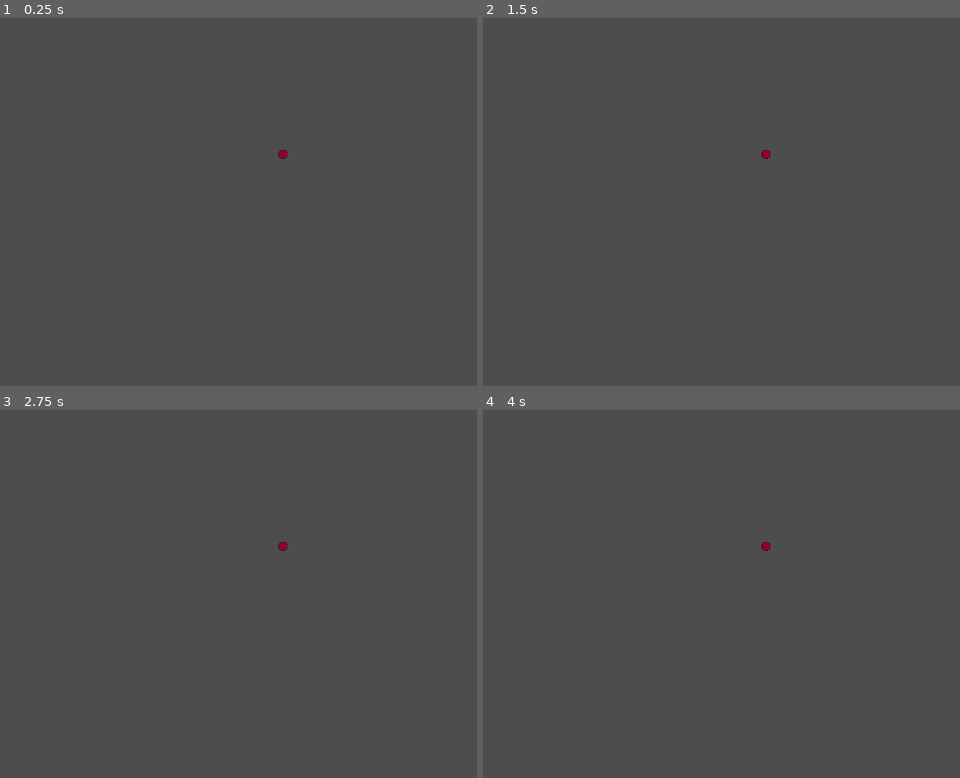
Above: before the commit, frames 1-4 (two rows, left to right).
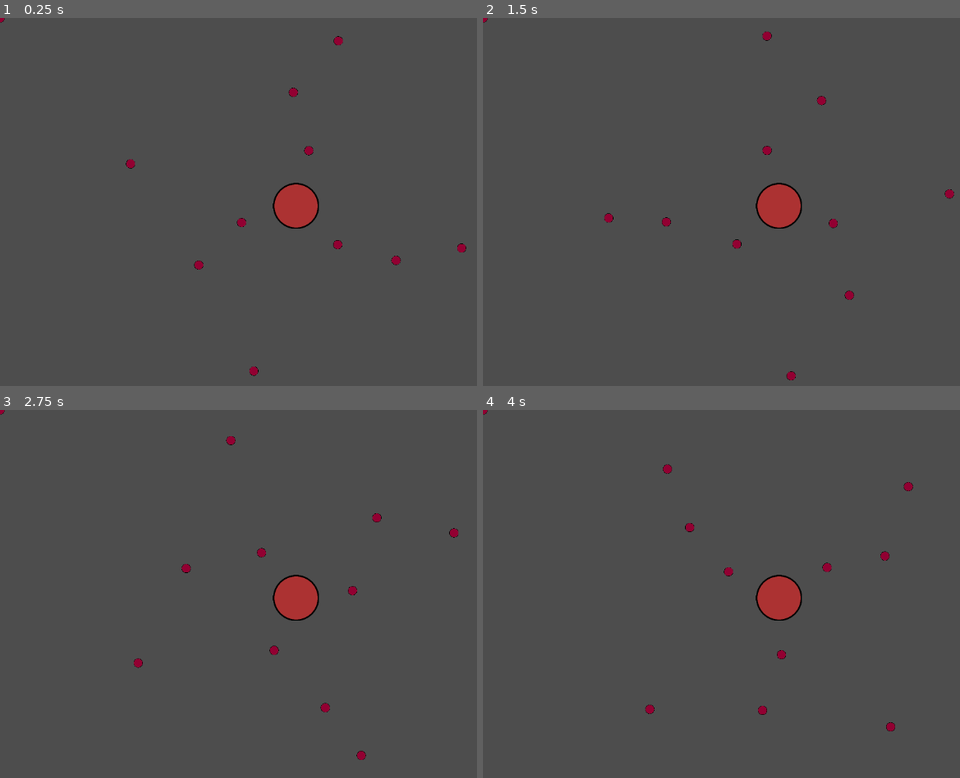
Above: after the commit, the same moments.

Repository: Ovoland/Hamonitha-Orbital-Jam-7
Game: Godot game, scene res://electron/electron.tscn
The game is run twice, just before and just after one commit, with the same random seed, the same clock (stepped at 60 frames per second) and the same inputs. Before the commit the project starts from res://scenes/electron.tscn.
Inputs:
- Up to frame 1 (0.25 s): no input
- Up to frame 2 (1.5 s): no input
- Up to frame 3 (2.75 s): no input
- Up to frame 4 (4 s): no input

The runs differ from the first frame. In frame 1, 1.4% of the frame differs, in the area x 0-98%, y 0-98%; in frame 2, 1.4%; in frame 3, 1.4%; in frame 4, 1.4%, in the area x 0-91%, y 0-88%.

Commit message:
Implemented electron orbitation

Diff:
--- /dev/null
+++ b/electron/electron.gd
@@ -0,0 +1,35 @@
+extends RigidBody2D
+
+
+@export var center = Vector2.ZERO
+@export var radius = 0
+@export var angle = 0.0
+@export var speed = 0
+
+
+var health = 3
+
+
+# Called when the node enters the scene tree for the first time.
+func _ready() -> void:
+	print("ready")
+	$AnimatedSprite2D.play("default")
+
+# Called every frame. 'delta' is the elapsed time since the previous frame.
+func _process(delta: float) -> void:
+	circular_movement()
+
+func init(orbitCenter, orbitRadius, orbitAngle, orbitSpeed):
+	center = orbitCenter
+	radius = orbitRadius
+	angle = orbitAngle
+	speed = orbitSpeed
+
+
+func circular_movement():
+	angle += speed * get_process_delta_time()
+	var x_pos = cos(angle)
+	var y_pos = sin(angle) #+ 0.2*sin(5*angle + PI/2) for even more oscillation
+
+	position.x = center.x + radius * x_pos
+	position.y = center.y + radius * y_pos
--- /dev/null
+++ b/electron/electron.tscn
@@ -0,0 +1,26 @@
+[gd_scene load_steps=4 format=3 uid="uid://bekjpt7j5c1gq"]
+
+[ext_resource type="Script" uid="uid://qjgmtk7qi187" path="res://electron/electron.gd" id="1_yh841"]
+[ext_resource type="Texture2D" uid="uid://c7idmmtokr1ku" path="res://electron/RedCircle.svg" id="2_gd4d3"]
+
+[sub_resource type="SpriteFrames" id="SpriteFrames_4rt1k"]
+animations = [{
+"frames": [{
+"duration": 1.0,
+"texture": ExtResource("2_gd4d3")
+}],
+"loop": true,
+"name": &"default",
+"speed": 5.0
+}]
+
+[node name="electronEnemy" type="RigidBody2D"]
+modulate = Color(0.847059, 0, 1, 1)
+gravity_scale = 0.0
+script = ExtResource("1_yh841")
+
+[node name="AnimatedSprite2D" type="AnimatedSprite2D" parent="."]
+scale = Vector2(0.02, 0.02)
+sprite_frames = SubResource("SpriteFrames_4rt1k")
+
+[node name="CollisionShape2D" type="CollisionShape2D" parent="."]
--- a/scripts/stage.gd
+++ b/nucleus/nucleus.gd
@@ -1,13 +1,8 @@
-extends Node2D
-
-@export var electron_scene : PackedScene = preload("res://scenes/electron.tscn")
+extends RigidBody2D
 
 # Called when the node enters the scene tree for the first time.
 func _ready() -> void:
-	var electron = electron_scene.instantiate()
-	add_child(electron)
-
-
+	pass
 
 # Called every frame. 'delta' is the elapsed time since the previous frame.
 func _process(delta: float) -> void:
--- a/scenes/nucleus.tscn
+++ b/nucleus/nucleus.tscn
@@ -1,7 +1,7 @@
 [gd_scene load_steps=4 format=3 uid="uid://ddepahyssu5xn"]
 
-[ext_resource type="Script" uid="uid://dn5vy38l5lenk" path="res://scripts/nucleus.gd" id="1_v3wuo"]
-[ext_resource type="Texture2D" uid="uid://c7idmmtokr1ku" path="res://sprites/RedCircle.svg" id="2_ocds8"]
+[ext_resource type="Script" uid="uid://dn5vy38l5lenk" path="res://nucleus/nucleus.gd" id="1_v3wuo"]
+[ext_resource type="Texture2D" uid="uid://c7idmmtokr1ku" path="res://electron/RedCircle.svg" id="2_ocds8"]
 
 [sub_resource type="SpriteFrames" id="SpriteFrames_c1cnm"]
 animations = [{
@@ -19,7 +19,6 @@
 script = ExtResource("1_v3wuo")
 
 [node name="AnimatedSprite2D" type="AnimatedSprite2D" parent="."]
-position = Vector2(309, 132)
 scale = Vector2(0.1, 0.1)
 sprite_frames = SubResource("SpriteFrames_c1cnm")
 
--- a/project.godot
+++ b/project.godot
@@ -17,4 +17,4 @@
 
 [autoload]
 
-Stage="*res://scenes/stage.tscn"
+Stage="*res://stage/stage.tscn"
--- a/scenes/electron.tscn
+++ /dev/null
@@ -1,42 +0,0 @@
-[gd_scene load_steps=6 format=3 uid="uid://bekjpt7j5c1gq"]
-
-[ext_resource type="Script" uid="uid://qjgmtk7qi187" path="res://scripts/electron.gd" id="1_twysd"]
-[ext_resource type="Texture2D" uid="uid://c7idmmtokr1ku" path="res://sprites/RedCircle.svg" id="2_dx3fw"]
-[ext_resource type="Script" uid="uid://b4mjrilw8rjfd" path="res://scripts/path_electron.gd" id="3_dx3fw"]
-
-[sub_resource type="SpriteFrames" id="SpriteFrames_4rt1k"]
-animations = [{
-"frames": [{
-"duration": 1.0,
-"texture": ExtResource("2_dx3fw")
-}],
-"loop": true,
-"name": &"default",
-"speed": 5.0
-}]
-
-[sub_resource type="Curve2D" id="Curve2D_twysd"]
-_data = {
-"points": PackedVector2Array(0, 0, 0, 0, 169, 86)
-}
-point_count = 1
-
-[node name="electronEnemy" type="RigidBody2D"]
-modulate = Color(0.847059, 0, 1, 1)
-gravity_scale = 0.0
-script = ExtResource("1_twysd")
-
-[node name="AnimatedSprite2D" type="AnimatedSprite2D" parent="."]
-position = Vector2(228, 115)
-scale = Vector2(0.02, 0.02)
-sprite_frames = SubResource("SpriteFrames_4rt1k")
-
-[node name="CollisionShape2D" type="CollisionShape2D" parent="."]
-
-[node name="OrbitePath" type="Path2D" parent="."]
-curve = SubResource("Curve2D_twysd")
-script = ExtResource("3_dx3fw")
-
-[node name="OrbitePathFollow2D" type="PathFollow2D" parent="OrbitePath"]
-position = Vector2(269, 125)
-rotation = 2.77986
--- a/scenes/stage.tscn
+++ /dev/null
@@ -1,12 +0,0 @@
-[gd_scene load_steps=3 format=3 uid="uid://bwd2usbtvn0up"]
-
-[ext_resource type="PackedScene" uid="uid://ddepahyssu5xn" path="res://scenes/nucleus.tscn" id="1_8rem4"]
-[ext_resource type="Script" uid="uid://dmk1002bh705n" path="res://scripts/stage.gd" id="1_kewym"]
-
-[node name="word" type="Node2D"]
-visible = false
-position = Vector2(271, 157)
-script = ExtResource("1_kewym")
-
-[node name="nucleus" parent="." instance=ExtResource("1_8rem4")]
-position = Vector2(153, 120)
--- a/scripts/electron.gd
+++ /dev/null
@@ -1,29 +0,0 @@
-extends RigidBody2D
-
-@onready var path: Path2D = $OrbitePath
-@onready var path_follow: PathFollow2D = $OrbitePath/OrbitePathFollow2D
-
-var health = 3
-var speed = 200
-
-# Called when the node enters the scene tree for the first time.
-func _ready() -> void:
-	$AnimatedSprite2D.play("default")
-
-# Called every frame. 'delta' is the elapsed time since the previous frame.
-func _process(delta: float) -> void:
-	if path_follow:
-		path_follow.progress += speed*delta
-		position = path_follow.position
-
-
-func initRotation(center, radius):
-	print("before path")
-	var path: Path2D = $OrbitePath
-	print("after path")
-	path.createCurve(center, radius)
-	print("after createCurve")
-	var path_follow: PathFollow2D = $OrbitePath/OrbitePathFollow2D
-	path_follow.progress_ratio = randf()
-
-	position = path_follow.position
--- a/scripts/nucleus.gd
+++ /dev/null
@@ -1,19 +0,0 @@
-extends RigidBody2D
-
-@export var electron_scene : PackedScene = preload("res://scenes/electron.tscn")
-
-var nulceus = []
-
-# Called when the node enters the scene tree for the first time.
-func _ready() -> void:
-	print("before intitation")
-	var electron = electron_scene.instantiate()
-	print("after instatiation")
-	electron.initRotation(position, 20)
-	print("after intiRot")
-	add_child(electron)
-
-
-# Called every frame. 'delta' is the elapsed time since the previous frame.
-func _process(delta: float) -> void:
-	pass
--- a/scripts/path_electron.gd
+++ /dev/null
@@ -1,24 +0,0 @@
-extends Path2D
-
-const SIZE = 100
-const NUM_POINTS = 32
-
-# Called when the node enters the scene tree for the first time.
-func _ready() -> void:
-	pass
-
-# Called every frame. 'delta' is the elapsed time since the previous frame.
-func _process(delta: float) -> void:
-	pass
-
-func createCurve(center: Vector2, radius: float):
-	print("CreateCurve")
-	print(center)
-	curve = Curve2D.new()
-	for i in NUM_POINTS:
-		var point =  center + Vector2(0, -radius).rotated((i / float(NUM_POINTS)) * TAU)
-		curve.add_point(point)
-
-	# End the circle.
-	var point = center + Vector2(0, -radius)
-	curve.add_point(point)
--- a/sprites/icon.svg
+++ /dev/null
@@ -1 +0,0 @@
-<svg xmlns="http://www.w3.org/2000/svg" width="128" height="128"><rect width="124" height="124" x="2" y="2" fill="#363d52" stroke="#212532" stroke-width="4" rx="14"/><g fill="#fff" transform="translate(12.322 12.322)scale(.101)"><path d="M105 673v33q407 354 814 0v-33z"/><path fill="#478cbf" d="m105 673 152 14q12 1 15 14l4 67 132 10 8-61q2-11 15-15h162q13 4 15 15l8 61 132-10 4-67q3-13 15-14l152-14V427q30-39 56-81-35-59-83-108-43 20-82 47-40-37-88-64 7-51 8-102-59-28-123-42-26 43-46 89-49-7-98 0-20-46-46-89-64 14-123 42 1 51 8 102-48 27-88 64-39-27-82-47-48 49-83 108 26 42 56 81zm0 33v39c0 276 813 276 814 0v-39l-134 12-5 69q-2 10-14 13l-162 11q-12 0-16-11l-10-65H446l-10 65q-4 11-16 11l-162-11q-12-3-14-13l-5-69z"/><path d="M483 600c0 34 58 34 58 0v-86c0-34-58-34-58 0z"/><circle cx="725" cy="526" r="90"/><circle cx="299" cy="526" r="90"/></g><g fill="#414042" transform="translate(12.322 12.322)scale(.101)"><circle cx="307" cy="532" r="60"/><circle cx="717" cy="532" r="60"/></g></svg>
--- /dev/null
+++ b/stage/stage.gd
@@ -0,0 +1,24 @@
+extends Node2D
+
+@export var electron_scene : PackedScene = preload("res://electron/electron.tscn")
+
+var electrons = []
+var electronsPerLayer = [3,3,4]
+
+# Called when the node enters the scene tree for the first time.
+func _ready() -> void:
+	var nbLayers = electronsPerLayer.size()
+	for iLayer in range(1,nbLayers + 1):
+		for jElec in range(1, electronsPerLayer[iLayer -1 ] + 1):
+			var angle = 2*PI/electronsPerLayer[iLayer - 1]
+			var electron = electron_scene.instantiate()
+			electron.init($nucleus.position, 100 * iLayer, angle * jElec, (nbLayers - iLayer + 1))
+			print("elec init")
+
+			add_child(electron)
+
+
+
+# Called every frame. 'delta' is the elapsed time since the previous frame.
+func _process(delta: float) -> void:
+	pass
--- /dev/null
+++ b/stage/stage.tscn
@@ -0,0 +1,11 @@
+[gd_scene load_steps=3 format=3 uid="uid://bwd2usbtvn0up"]
+
+[ext_resource type="Script" uid="uid://dmk1002bh705n" path="res://stage/stage.gd" id="1_v3mmb"]
+[ext_resource type="PackedScene" uid="uid://ddepahyssu5xn" path="res://nucleus/nucleus.tscn" id="2_nusa8"]
+
+[node name="word" type="Node2D"]
+position = Vector2(433, 244)
+script = ExtResource("1_v3mmb")
+
+[node name="nucleus" parent="." instance=ExtResource("2_nusa8")]
+position = Vector2(87, 87)
Renamed: sprites/RedCircle.svg -> electron/RedCircle.svg
Not shown, changed: electron/RedCircle.svg.import
Renamed: scripts/electron.gd.uid -> electron/electron.gd.uid
Not shown, added: nucleus/RedCircleNucl.svg
Not shown, changed: nucleus/RedCircleNucl.svg.import
Renamed: scripts/nucleus.gd.uid -> nucleus/nucleus.gd.uid
Not shown, removed: scripts/path_electron.gd.uid
Renamed: scripts/stage.gd.uid -> stage/stage.gd.uid
Not shown, removed: scenes/electron.tscn2312147953.tmp
Not shown, removed: scenes/electron.tscn2323701158.tmp
Not shown, removed: scenes/electron.tscn4000203585.tmp
Not shown, removed: scenes/stage.tscn32059482.tmp
(and 4 more such lines)
